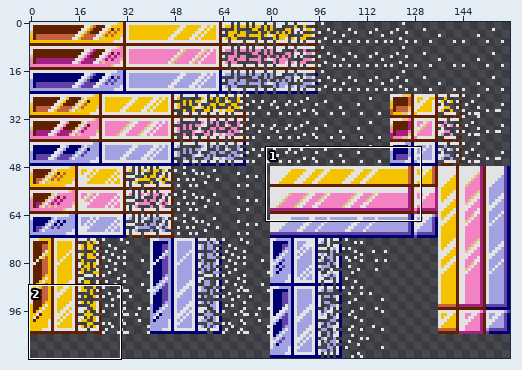
Sprite sheet: ProjectPANG/ProjectPANG/images/Bricks.png. The first picture is a wide view before the edit; the outline marks the close-up.
Close-up. Old version:
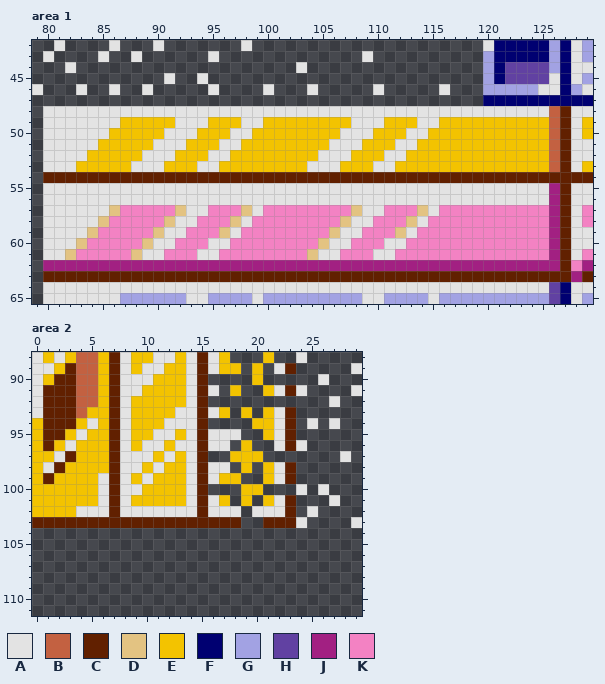
The file is 160x112 pixels. Shown: area 1: x 79..129, y 42..65; area 2: x 0..29, y 88..111.
Palette (. is transparent): A #e3e3e3  B #c36141  C #612000  D #e3c382  E #f3c300  F #000071  G #a2a2e3  H #6141a2  J #a22082  K #f382c3
Pixels before, area 1, first column x 79:
42 ..A....A...A.......A.....................AFFFFFGFAG
43 .A....A..A......A.............A..........GFFFFFGFAG
44 ...A....................A................GFHHHHGFAA
45 ............A..A.........................GFHHHHAFAG
46 A...A..A..A.....A....A...A.....A.....A...GGGGGAAFGA
47 .........................................FFFFFFFFFF
48 .AAAAAAAAAAAAAAAAAAAAAAAAAAAAAAAAAAAAAAAAAAAAAABCAA
49 .AAAAAAAEEEEEAAAEEEAAEEEEEEEEAAAEEEAAEEEEEEEEEEBCAE
50 .AAAAAAEEEEEAAAEEEAAEEEEEEEEAAAEEEAAEEEEEEEEEEEBCAE
51 .AAAAAEEEEEAAAEEEAAEEEEEEEEAAAEEEAAEEEEEEEEEEEEBCAA
52 .AAAAEEEEEAAAEEEAAEEEEEEEEAAAEEEAAEEEEEEEEEEEEEBCAA
53 .AAAEEEEEAAAEEEAAEEEEEEEEAAAEEEAAEEEEEEEEEEEEEEBCAE
54 .CCCCCCCCCCCCCCCCCCCCCCCCCCCCCCCCCCCCCCCCCCCCCCCCCC
55 .AAAAAAAAAAAAAAAAAAAAAAAAAAAAAAAAAAAAAAAAAAAAAAJCAA
56 .AAAAAAAAAAAAAAAAAAAAAAAAAAAAAAAAAAAAAAAAAAAAAAJCAA
57 .AAAAAADKKKKKDAAKKKDAKKKKKKKKDAAKKKDAKKKKKKKKKKJCAK
58 .AAAAADKKKKKDAAKKKDAKKKKKKKKDAAKKKDAKKKKKKKKKKKJCAK
59 .AAAADKKKKKDAAKKKDAKKKKKKKKDAAKKKDAKKKKKKKKKKKKJCAA
60 .AAADKKKKKDAAKKKAAKKKKKKKKDAAKKKAAKKKKKKKKKKKKKJCAA
61 .AADKKKKKDAAKKKAAKKKKKKKKDAAKKKAAKKKKKKKKKKKKKKJCAK
62 .JJJJJJJJJJJJJJJJJJJJJJJJJJJJJJJJJJJJJJJJJJJJJJJCKJ
63 .CCCCCCCCCCCCCCCCCCCCCCCCCCCCCCCCCCCCCCCCCCCCCCCCJC
64 .AAAAAAAAAAAAAAAAAAAAAAAAAAAAAAAAAAAAAAAAAAAAAAHFAA
65 .AAAAAAAGGGGGGAAGGGGAGGGGGGGGGAAGGGGAGGGGGGGGGGHFAG
Pixels before, area 2, first column x 0:
 88 AEAEBBECAEEAAEACAE...E..A.....
 89 AAECBBECAEAAEEACAEE.E.AC.....A
 90 AECCBBECAAAEEEAC....E.....A...
 91 ACCCBBECAAEEEEACA.E..EACA....A
 92 ACCCBBECAEEEEEAC...........A..
 93 ACCCBEECAEEEEAACAE.E.EAC......
 94 ECCCEAECAEEEAAAC....EEAC.A.A..
 95 ECCEAEECAEEAAEACAAA..EAC......
 96 ECEAEEECAEAAEAACAA.E..ACA.....
 97 EEACEEECAAAEAEAC..EEE.......A.
 98 EACEEEECAAEAEEACAA.E.EAC......
 99 ECEEEEACAEAEEEACAEE..EAC......
100 EEEEEEACAAEEEEAC...EE...A.A...
101 EEEEEEACAEEEEEACAE.E.EAC...A..
102 EEEEAAACAAAAAAACAAA.AAAC.A....
103 CCCCCCCCCCCCCCCCCCC..CCCA....A
Now the later version:
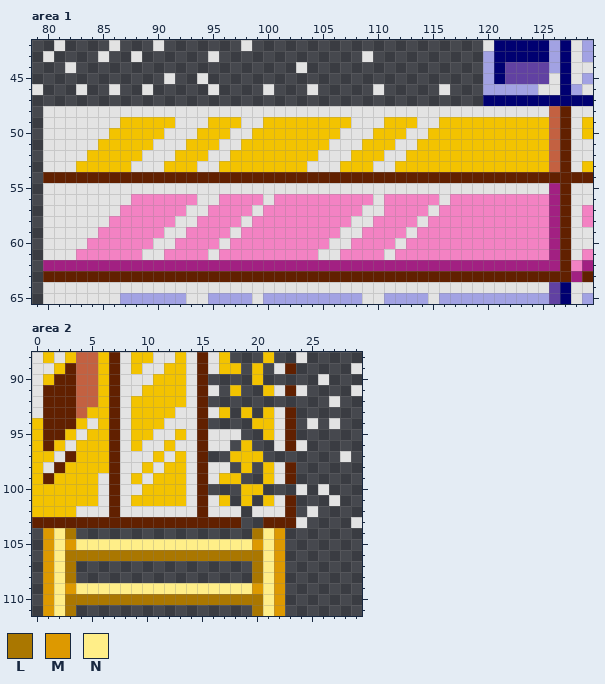
Colours new in this view: L #aa7700  M #dd9900  N #ffee88
Change:
{"where": "area 1"}
{"y":56,"x":88,"old":"AAAAAA","new":"KKKKKK"}
{"y":56,"x":96,"old":"AAAA","new":"KKKK"}
{"y":56,"x":101,"old":"AAAAAAAAA","new":"KKKKKKKKK"}
{"y":56,"x":111,"old":"AAAAA","new":"KKKKK"}
{"y":56,"x":117,"old":"AAAAAAAAA","new":"KKKKKKKKK"}
{"y":57,"x":86,"old":"D","new":"A"}
{"y":57,"x":92,"old":"D","new":"K"}
{"y":57,"x":98,"old":"D","new":"K"}
{"y":57,"x":108,"old":"D","new":"K"}
{"y":57,"x":114,"old":"D","new":"K"}
{"y":58,"x":85,"old":"D","new":"A"}
{"y":58,"x":91,"old":"D","new":"K"}
{"y":58,"x":97,"old":"D","new":"K"}
{"y":58,"x":107,"old":"D","new":"K"}
{"y":58,"x":113,"old":"D","new":"K"}
{"y":59,"x":84,"old":"D","new":"A"}
{"y":59,"x":90,"old":"D","new":"K"}
{"y":59,"x":96,"old":"D","new":"K"}
{"y":59,"x":106,"old":"D","new":"K"}
{"y":59,"x":112,"old":"D","new":"K"}
{"y":60,"x":83,"old":"D","new":"A"}
{"y":60,"x":89,"old":"D","new":"K"}
{"y":60,"x":95,"old":"A","new":"K"}
{"y":60,"x":105,"old":"D","new":"K"}
{"y":60,"x":111,"old":"A","new":"K"}
{"y":61,"x":82,"old":"D","new":"A"}
{"y":61,"x":88,"old":"D","new":"K"}
{"y":61,"x":94,"old":"A","new":"K"}
{"y":61,"x":104,"old":"D","new":"K"}
{"y":61,"x":110,"old":"A","new":"K"}
{"where": "area 2"}
{"y":104,"x":1,"old":"...","new":"MNL"}
{"y":104,"x":20,"old":"...","new":"LNM"}
{"y":105,"x":1,"old":"......................","new":"MNMNNNNNNNNNNNNNNNNMNM"}
{"y":106,"x":1,"old":"......................","new":"MNLLLLLLLLLLLLLLLLLLNM"}
{"y":107,"x":1,"old":"...","new":"MNL"}
{"y":107,"x":20,"old":"...","new":"LNM"}
{"y":108,"x":1,"old":"...","new":"MNL"}
{"y":108,"x":20,"old":"...","new":"LNM"}
{"y":109,"x":1,"old":"......................","new":"MNMNNNNNNNNNNNNNNNNMNM"}
{"y":110,"x":1,"old":"......................","new":"MNLLLLLLLLLLLLLLLLLLNM"}
{"y":111,"x":1,"old":"...","new":"MNL"}
{"y":111,"x":20,"old":"...","new":"LNM"}
{"label":"changed","picture_box":[65,194,549,260]}
{"label":"added","picture_box":[43,528,285,616]}
